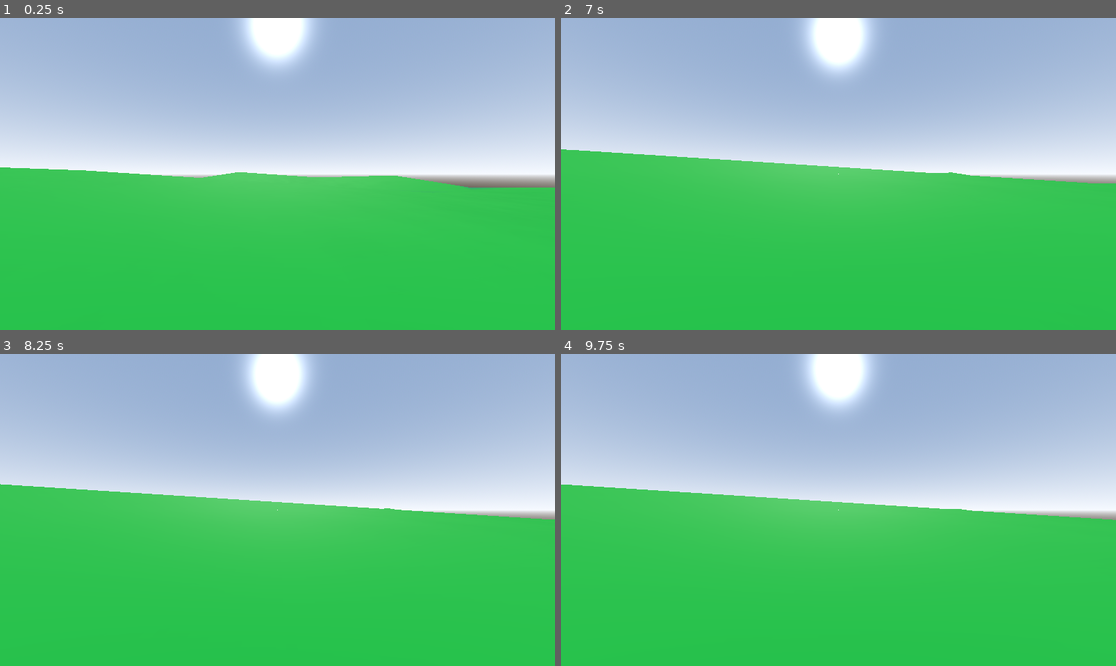
Above: before the commit, frames 1-4 (two rows, left to right).
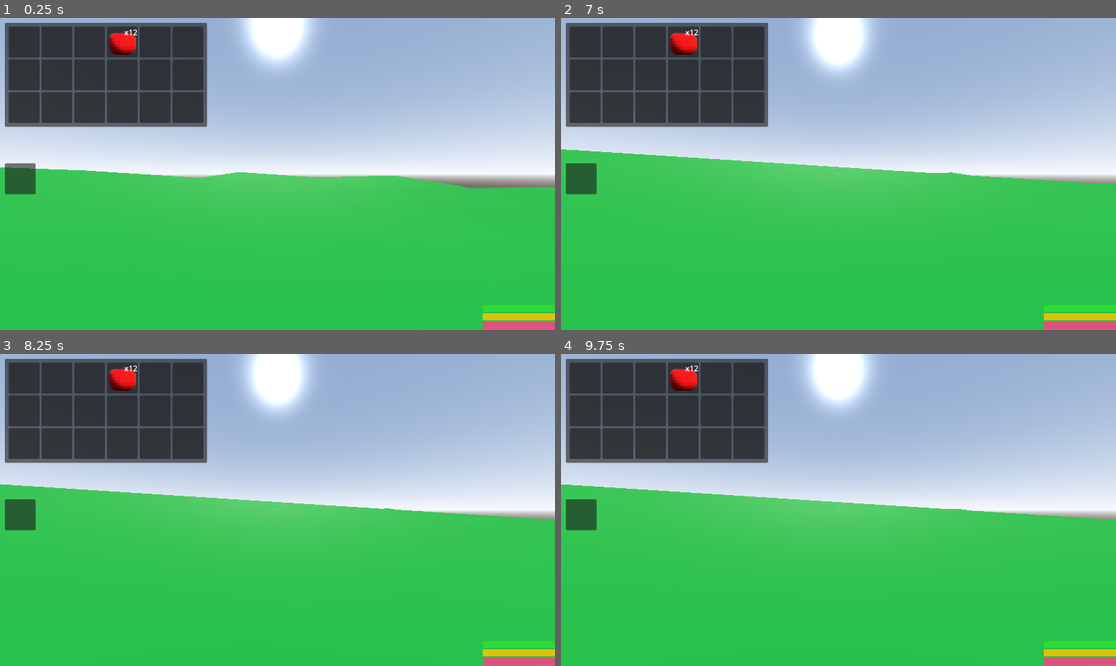
Above: after the commit, the same moments.

Repository: Zin-ful/muck2
Game: Godot game, scene res://main_world/world.tscn
The game is run twice, just before and just after one commit, with the same random seed, the same clock (stepped at 60 frames per second) and the same inputs.
Inputs (mouse positions are in pixels of both pictures, inside the frame that each line leads up to):
- Up to frame 1 (0.25 s): no input
- Up to frame 2 (7 s): tap Enter at 0.5, 5.75 s; move the mouse to (866, 174) at 0.52 s; hold W (up) 0.53-5.78 s; tap E (interact) at 0.6, 2.85, 5.1 s; click (866, 174) at 0.67 s; tap Space (jump) at 0.77, 1.52, 2.75, 3.02, 3.77, 4.52, 6.02, 6.5, 6.77 s; move the mouse to (810, 174) at 1.27 s; tap Shift (sprint) at 1.35, 5.85 s; click (810, 174) at 1.42 s; move the mouse to (849, 167) at 2.02 s; tap Delete at 2.1, 4.35, 6.6 s; click (849, 167) at 2.17 s; move the mouse to (832, 180) at 2.77 s; click (832, 180) at 2.92 s; move the mouse to (877, 177) at 3.52 s; hold Shift (sprint) 3.53-4.28 s; click (877, 177) at 3.67 s; move the mouse to (794, 170) at 4.27 s; click (794, 170) at 4.42 s; move the mouse to (844, 174) at 5.02 s; click (844, 174) at 5.17 s; move the mouse to (816, 167) at 5.77 s; hold D (right) 5.78-6.53 s; click (816, 167) at 5.92 s; move the mouse to (866, 174) at 6.52 s; hold W (up) from 6.53 s (still down); click (866, 174) at 6.67 s
- Up to frame 3 (8.25 s): keep holding W (up); move the mouse to (249, 510) at 7.27 s; tap E (interact) at 7.35 s; click (249, 510) at 7.42 s; tap Space (jump) at 7.52 s; move the mouse to (288, 503) at 8.02 s; hold Shift (sprint) from 8.03 s (still down); click (288, 503) at 8.17 s
- Up to frame 4 (9.75 s): move the mouse to (832, 516) at 8.77 s; release W (up) at 8.78 s; release Shift (sprint) at 8.78 s; hold A (left) 8.78-9.53 s; tap Delete at 8.85 s; click (832, 516) at 8.92 s; tap Space (jump) at 9.02 s; move the mouse to (877, 513) at 9.52 s; hold W (up) from 9.53 s (still down); tap E (interact) at 9.6 s; click (877, 513) at 9.67 s

The runs differ from the first frame. In frame 1, 13% of the frame differs, in the area x 0-100%, y 1-100%; in frame 2, 13%; in frame 3, 13%; in frame 4, 13%.

Commit message:
added UI for hunger, health, and stamina

Diff:
--- a/scenes/player/player.tscn
+++ b/scenes/player/player.tscn
@@ -4,12 +4,29 @@
 [ext_resource type="PackedScene" uid="uid://cgbpkss51b80l" path="res://scenes/player/inventory.tscn" id="2_dovo2"]
 [ext_resource type="Script" uid="uid://c5d3ssv5jtvdw" path="res://scripts/inventory/inventory_interface.gd" id="2_gmlin"]
 [ext_resource type="PackedScene" uid="uid://cscglddjwgx7y" path="res://scenes/player/slot.tscn" id="4_lvxji"]
+[ext_resource type="Texture2D" uid="uid://cpmpu1gbhkp6w" path="res://UI_elements/health_bar_color.png" id="6_5gtgg"]
+[ext_resource type="Texture2D" uid="uid://blp3d3my54xnt" path="res://UI_elements/hunger_bar_color.png" id="7_h17s1"]
+[ext_resource type="Texture2D" uid="uid://dnr1aeu0xdckx" path="res://UI_elements/stamina_bar_color.png" id="8_je7p5"]
 
 [sub_resource type="SphereMesh" id="SphereMesh_sh265"]
 
 [sub_resource type="CapsuleShape3D" id="CapsuleShape3D_4flbx"]
 
 [sub_resource type="CapsuleMesh" id="CapsuleMesh_onrkg"]
+
+[sub_resource type="GDScript" id="GDScript_0owmy"]
+script/source = "extends Control
+@onready var health: TextureProgressBar = $Health
+@onready var hunger: TextureProgressBar = $Hunger
+@onready var stamina: TextureProgressBar = $Stamina
+
+
+# Called when the node enters the scene tree for the first time.
+func _ready() -> void:
+	health.value = 100
+	hunger.value = 100
+	stamina.value = 100
+"
 
 [node name="Player" type="CharacterBody3D" unique_id=862624089]
 collision_layer = 2
@@ -39,7 +56,6 @@
 [node name="UI" type="CanvasLayer" parent="." unique_id=1232398804]
 
 [node name="InventoryInterface" type="Control" parent="UI" unique_id=127323162]
-visible = false
 layout_mode = 3
 anchors_preset = 15
 anchor_right = 1.0
@@ -58,7 +74,6 @@
 offset_bottom = 64.0
 
 [node name="ExternalInventory" parent="UI/InventoryInterface" unique_id=1008705583 instance=ExtResource("2_dovo2")]
-visible = false
 layout_mode = 1
 anchors_preset = 4
 anchor_top = 0.5
@@ -77,16 +92,32 @@
 
 [node name="Stats" type="Control" parent="UI" unique_id=128158175]
 layout_mode = 3
-anchors_preset = 15
+anchors_preset = 3
+anchor_left = 1.0
+anchor_top = 1.0
 anchor_right = 1.0
 anchor_bottom = 1.0
-grow_horizontal = 2
-grow_vertical = 2
+offset_left = -168.0
+offset_top = -58.0
+grow_horizontal = 0
+grow_vertical = 0
+mouse_filter = 2
+script = SubResource("GDScript_0owmy")
 
 [node name="Health" type="TextureProgressBar" parent="UI/Stats" unique_id=1592649200]
-layout_mode = 0
-offset_right = 40.0
-offset_bottom = 40.0
+layout_mode = 1
+anchors_preset = 3
+anchor_left = 1.0
+anchor_top = 1.0
+anchor_right = 1.0
+anchor_bottom = 1.0
+offset_left = -150.0
+offset_top = -52.0
+offset_bottom = -37.0
+grow_horizontal = 0
+grow_vertical = 0
+nine_patch_stretch = true
+texture_progress = ExtResource("6_5gtgg")
 
 [node name="Hunger" type="TextureProgressBar" parent="UI/Stats" unique_id=2078463436]
 layout_mode = 1
@@ -95,23 +126,28 @@
 anchor_top = 1.0
 anchor_right = 1.0
 anchor_bottom = 1.0
-offset_left = -101.0
-offset_top = -11.0
+offset_left = -150.0
+offset_top = -35.0
+offset_bottom = -20.0
 grow_horizontal = 0
 grow_vertical = 0
+nine_patch_stretch = true
+texture_progress = ExtResource("7_h17s1")
 
 [node name="Stamina" type="TextureProgressBar" parent="UI/Stats" unique_id=584414225]
 layout_mode = 1
-anchors_preset = -1
+anchors_preset = 3
 anchor_left = 1.0
-anchor_top = 0.9850001
+anchor_top = 1.0
 anchor_right = 1.0
-anchor_bottom = 0.9850001
-offset_left = -103.0
-offset_top = -11.280029
-offset_bottom = -0.2800293
+anchor_bottom = 1.0
+offset_left = -150.0
+offset_top = -18.0
+offset_bottom = -2.0
 grow_horizontal = 0
 grow_vertical = 0
+nine_patch_stretch = true
+texture_progress = ExtResource("8_je7p5")
 
 [node name="ColorRect" type="ColorRect" parent="." unique_id=707208138 groups=["external_inventory"]]
 anchors_preset = 8
--- a/scripts/player.gd
+++ b/scripts/player.gd
@@ -5,6 +5,10 @@
 @onready var interact_ray: RayCast3D = $Head/Camera/InteractRay
 @onready var external_inventory: PanelContainer = $UI/InventoryInterface/ExternalInventory
 @export var inventory_data: InventoryData
+@onready var health: TextureProgressBar = $UI/Stats/Health
+@onready var hunger: TextureProgressBar = $UI/Stats/Hunger
+@onready var stamina: TextureProgressBar = $UI/Stats/Stamina
+
 
 var speed
 @export var WALK_SPEED = 5.0
@@ -34,7 +38,9 @@
 	Input.set_mouse_mode(Input.MOUSE_MODE_CAPTURED)
 	for child in %BodyCollision.find_children("*", "VisualInstance3D", true, false):
 		child.set_layer_mask_value(1, false)
-
+	health.value = 100
+	hunger.value = 100
+	stamina.value = 100
 
 func _unhandled_input(event):
 	if event is InputEventMouseMotion:
Binary file added: UI_elements/health_bar_color.png
Not shown, added: UI_elements/health_bar_color.png.import
Binary file added: UI_elements/hunger_bar_color.png
Not shown, added: UI_elements/hunger_bar_color.png.import
Binary file added: UI_elements/stamina_bar_color.png
Not shown, added: UI_elements/stamina_bar_color.png.import
